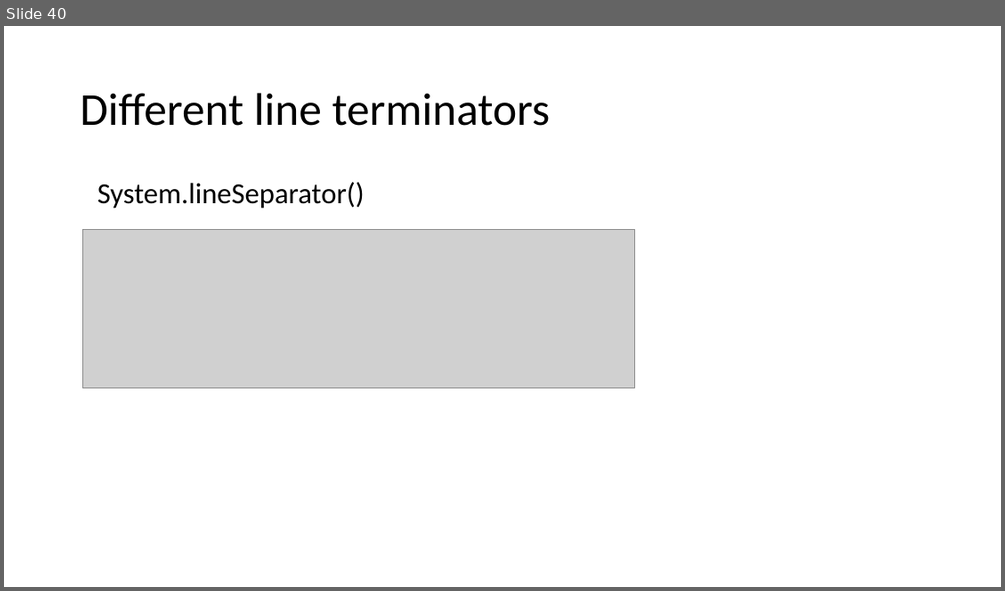
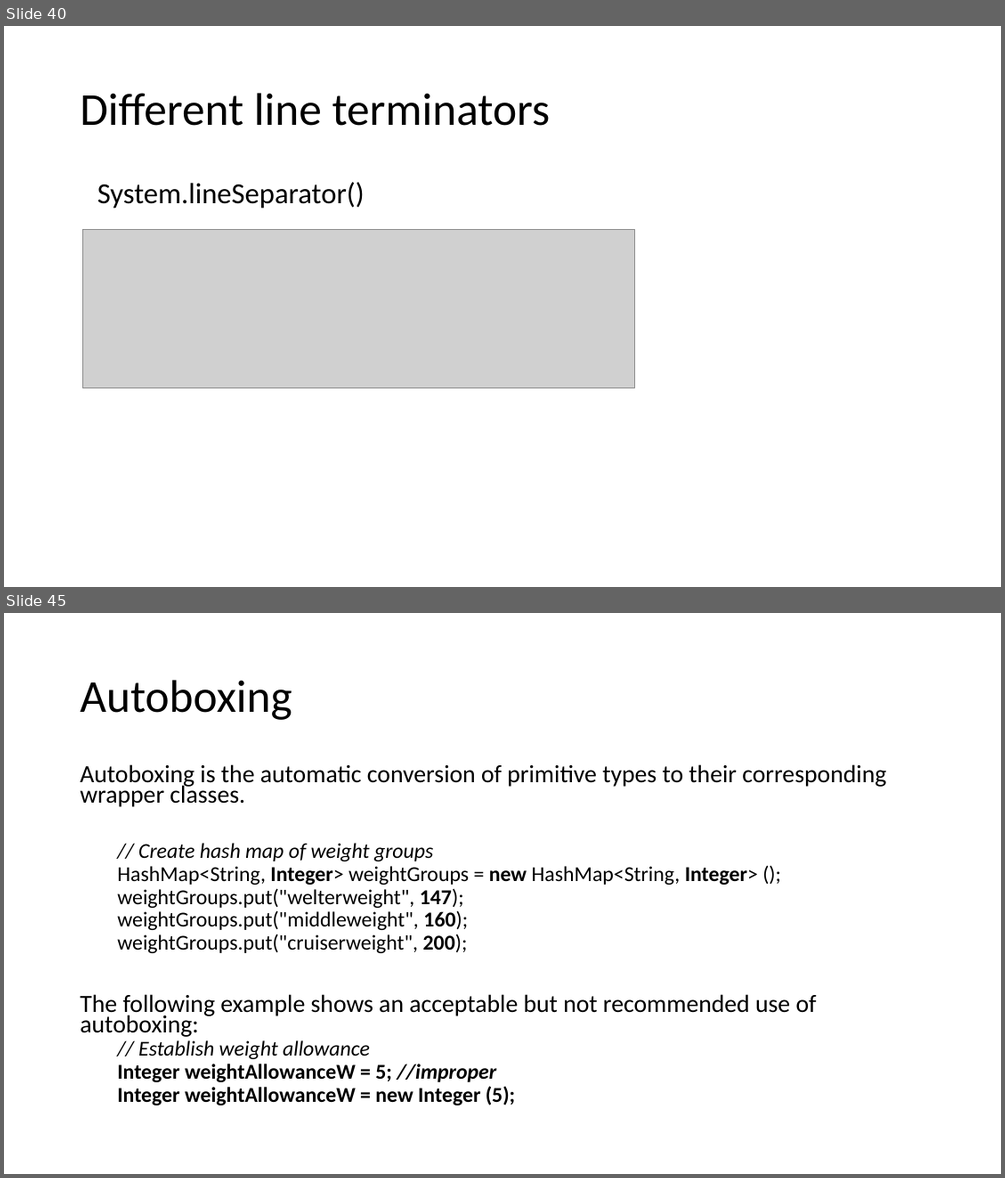
Before and after one commit to VeerababuK/Core-Java, a slide deck: Java Basics.pptx. Shown one above the other, each under a label of ours: slide 40 before the commit, slides 40 and 45 after it; the slides between them are not shown. The pictures are 1005x591 and 1005x1178 pixels, drawn with LibreOffice and Linux fonts; fonts in the diff are those of the drawing; grey boxes stand for pictures. Boxes give left, top, right and bottom in pixels: in the first picture for what was removed or moved away, otherwise in the second. Text is boxed around its words. In the diff, an @@ line names an element or a change of style, - is before the commit and + after.

```diff
--- a/Java Basics.pptx
+++ b/Java Basics.pptx
@@ slide 45 added at box(4, 613, 1001, 1174), background #FFFFFF @@
@@ title added at box(80, 680, 291, 720), 44 pt, text #000000 @@
+Autoboxing
@@ text added at box(80, 764, 886, 1105), 20.4 pt, text #000000 @@
+Autoboxing is the automatic conversion of primitive types to their corresponding wrapper classes.
+  // Create hash map of weight groups
+  HashMap<String, Integer> weightGroups = new HashMap<String, Integer> ();
+  weightGroups.put("welterweight", 147);
+  weightGroups.put("middleweight", 160);
+  weightGroups.put("cruiserweight", 200);
+The following example shows an acceptable but not recommended use of autoboxing:
+  // Establish weight allowance
+  Integer weightAllowanceW = 5; //improper
+  Integer weightAllowanceW = new Integer (5);
```
Also in this commit, not shown: 32 other slides added.
